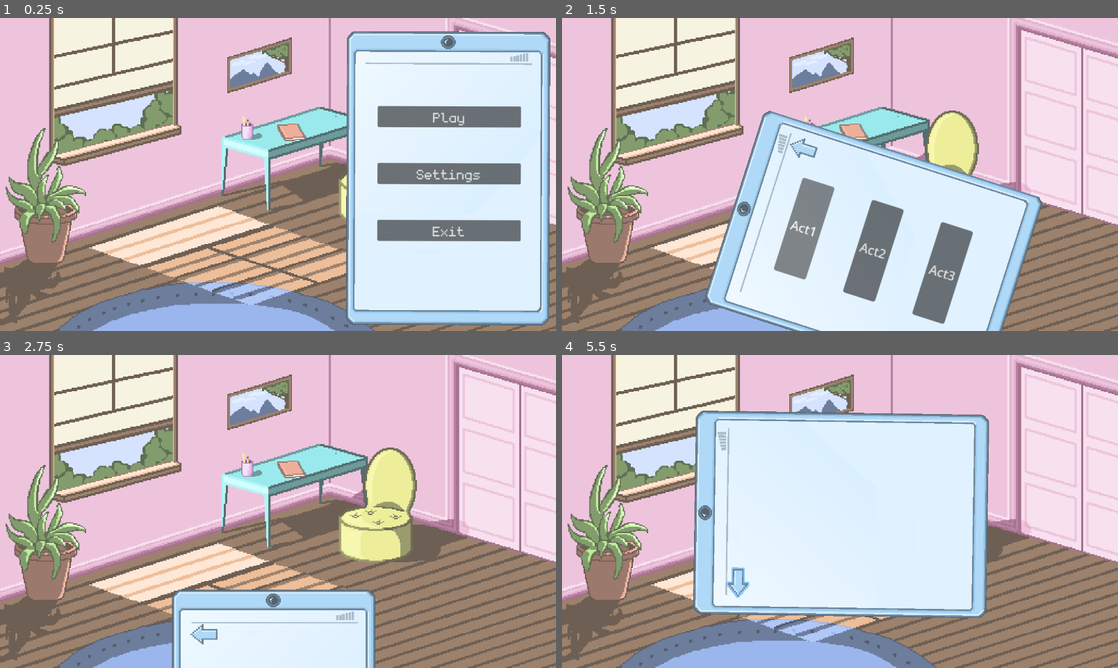
Above: before the commit, frames 1-4 (two rows, left to right).
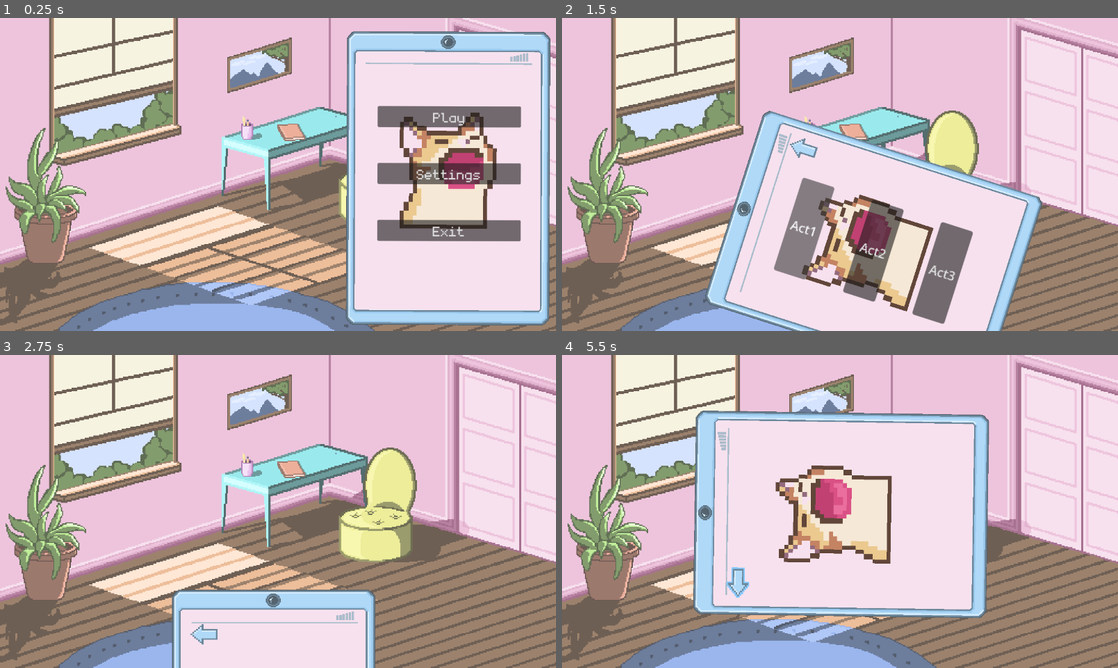
Above: after the commit, the same moments.

Repository: VA-Secheuse/GameDev.tv_GameJam
Game: Godot game, scene res://game/systems/game_manager/GameManager.tscn
The game is run twice, just before and just after one commit, with the same random seed, the same clock (stepped at 60 frames per second) and the same inputs. Sound files missing from this copy of the repository are replaced by a short silence.
Inputs (mouse positions are in pixels of both pictures, inside the frame that each line leads up to):
- Up to frame 1 (0.25 s): no input
- Up to frame 2 (1.5 s): click "Play" at 0.5 s; click "Act1" at 1.25 s
- Up to frame 3 (2.75 s): move the mouse to (272, 633) at 2.02 s; tap A (a_input) at 2.1 s
- Up to frame 4 (5.5 s): tap Enter at 2.75 s; move the mouse to (728, 527) at 2.77 s; tap K (k_input) at 2.85 s; move the mouse to (895, 442) at 3.52 s; tap L (l_input) at 3.6 s; move the mouse to (812, 574) at 4.27 s; click (812, 574) at 4.35 s; click (767, 633) at 5 s

The runs differ from the first frame. In frame 1, 5.6% of the frame differs, in the area x 64-98%, y 10-94%; in frame 2, 5.7%; in frame 3, 0.2%; in frame 4, 6.5%, in the area x 27-64%, y 20-81%.

Commit message:
cell background

Diff:
--- a/groove-phone/game/UI/level_selection/LevelSelection.tscn
+++ b/groove-phone/game/UI/level_selection/LevelSelection.tscn
@@ -4,6 +4,7 @@
 [ext_resource type="Script" uid="uid://bhexbfnsv3u3g" path="res://game/UI/level_selection/level_selection.gd" id="2_joefn"]
 [ext_resource type="Shader" uid="uid://dxjelj6hl35p" path="res://game/UI/start_level/StartLevelPhone.gdshader" id="3_7p5fm"]
 [ext_resource type="Texture2D" uid="uid://cje0gnekugw46" path="res://assets/sprite/Buttons/Fleche_back.png" id="3_70x7a"]
+[ext_resource type="Texture2D" uid="uid://cpim6agh8ocig" path="res://assets/sprite/cellphone_background.png" id="3_c6a2j"]
 [ext_resource type="Script" uid="uid://bcxqhw05w4c0" path="res://game/UI/buttons/phone_buttons.gd" id="4_5i3bd"]
 [ext_resource type="FontFile" uid="uid://dlioe6s6bh5ew" path="res://assets/font/monogram.ttf" id="5_l23jo"]
 [ext_resource type="Texture2D" uid="uid://cv1jdkwsopsy7" path="res://assets/sprite/UI/Barre_cell.png" id="7_tf4nk"]
@@ -30,6 +31,14 @@
 texture = ExtResource("1_vhirw")
 script = ExtResource("2_joefn")
 left_corner = NodePath("LeftCorner")
+
+[node name="CellphoneBackground" type="Sprite2D" parent="." unique_id=1458320973]
+position = Vector2(178.33334, 128.8889)
+rotation = -1.5707964
+scale = Vector2(0.99999994, 0.99999994)
+texture = ExtResource("3_c6a2j")
+region_enabled = true
+region_rect = Rect2(10, 0, 240, 357)
 
 [node name="Sprite2D" type="Sprite2D" parent="." unique_id=703482869]
 texture_filter = 1
--- a/groove-phone/game/UI/main_menu/MainMenu.tscn
+++ b/groove-phone/game/UI/main_menu/MainMenu.tscn
@@ -2,6 +2,7 @@
 
 [ext_resource type="Script" uid="uid://dhvg2lllaxvk8" path="res://game/UI/main_menu/main_menu.gd" id="1_rmjxk"]
 [ext_resource type="FontFile" uid="uid://dlioe6s6bh5ew" path="res://assets/font/monogram.ttf" id="2_8ovyh"]
+[ext_resource type="Texture2D" uid="uid://cpim6agh8ocig" path="res://assets/sprite/cellphone_background.png" id="3_6fyih"]
 [ext_resource type="Texture2D" uid="uid://dyns8jaw0gnq1" path="res://assets/sprite/Cellphone_full_art.png" id="3_ku3nx"]
 [ext_resource type="Texture2D" uid="uid://cv1jdkwsopsy7" path="res://assets/sprite/UI/Barre_cell.png" id="3_q3uw7"]
 [ext_resource type="Script" uid="uid://bcxqhw05w4c0" path="res://game/UI/buttons/phone_buttons.gd" id="4_ku3nx"]
@@ -38,6 +39,10 @@
 offset_bottom = 376.0
 scale = Vector2(1.8, 1.8)
 texture = ExtResource("3_ku3nx")
+
+[node name="CellphoneBackground" type="Sprite2D" parent="Panel/TextureRect" unique_id=243467013]
+position = Vector2(129.99998, 187.22223)
+texture = ExtResource("3_6fyih")
 
 [node name="Sprite2D" type="Sprite2D" parent="Panel/TextureRect" unique_id=40630898]
 texture_filter = 1
--- a/groove-phone/game/UI/start_level/StartLevelPhone.tscn
+++ b/groove-phone/game/UI/start_level/StartLevelPhone.tscn
@@ -4,6 +4,7 @@
 [ext_resource type="Shader" uid="uid://dxjelj6hl35p" path="res://game/UI/start_level/StartLevelPhone.gdshader" id="2_1llvt"]
 [ext_resource type="Texture2D" uid="uid://sacrfxmfgbph" path="res://assets/sprite/Effect/notif_bubble.png" id="2_qrpec"]
 [ext_resource type="Texture2D" uid="uid://bq6idy3q0hr88" path="res://assets/sprite/Cellphone_full_art_sideway_with_space.png" id="3_1llvt"]
+[ext_resource type="Texture2D" uid="uid://cpim6agh8ocig" path="res://assets/sprite/cellphone_background.png" id="5_2iqdn"]
 [ext_resource type="Texture2D" uid="uid://dl284l232e531" path="res://assets/sprite/Effect/notif_dot.png" id="5_mkj65"]
 [ext_resource type="Texture2D" uid="uid://cje0gnekugw46" path="res://assets/sprite/Buttons/Fleche_back.png" id="6_pjsho"]
 [ext_resource type="Script" uid="uid://bcxqhw05w4c0" path="res://game/UI/buttons/phone_buttons.gd" id="7_cpkh7"]
@@ -48,6 +49,12 @@
 material = SubResource("ShaderMaterial_qrpec")
 position = Vector2(0, 184)
 texture = ExtResource("3_1llvt")
+
+[node name="CellphoneBackground" type="Sprite2D" parent="PhoneSprite" unique_id=2022656928]
+position = Vector2(1.1920929e-07, 3.0000038)
+scale = Vector2(0.99999994, 0.99999994)
+texture = ExtResource("5_2iqdn")
+region_rect = Rect2(0, 0, 260, 233)
 
 [node name="Sprite2D" type="Sprite2D" parent="." unique_id=1673473456]
 texture_filter = 1
--- a/groove-phone/game/systems/display/cellphone/CellPhone.tscn
+++ b/groove-phone/game/systems/display/cellphone/CellPhone.tscn
@@ -3,6 +3,7 @@
 [ext_resource type="Script" uid="uid://ckkic2i45tc7p" path="res://game/systems/display/cellphone/cellphone.gd" id="1_33wg6"]
 [ext_resource type="Texture2D" uid="uid://c727vjxdnkr2m" path="res://assets/sprite/Cellphone.png" id="2_iw8gi"]
 [ext_resource type="LabelSettings" uid="uid://cs1svpb58fd0a" path="res://game/Ressources/text_style/normal_texting.tres" id="3_a62kn"]
+[ext_resource type="Texture2D" uid="uid://cpim6agh8ocig" path="res://assets/sprite/cellphone_background.png" id="3_n4bbi"]
 [ext_resource type="PackedScene" uid="uid://jfmierf42v6o" path="res://game/systems/display/cellphone/top_bar/top_bar.tscn" id="4_6e6ux"]
 [ext_resource type="Script" uid="uid://cx5047ytxbvf3" path="res://game/systems/display/cellphone/loose_level_menu.gd" id="5_33lyt"]
 [ext_resource type="Texture2D" uid="uid://ceh2beydbyc6k" path="res://assets/sprite/UI/No_Wifi.png" id="5_h6r8v"]
@@ -18,6 +19,13 @@
 texture_filter = 1
 scale = Vector2(2.5, 2.5)
 texture = ExtResource("2_iw8gi")
+
+[node name="CellphoneBackground" type="Sprite2D" parent="SpriteCellphone" unique_id=899969662]
+position = Vector2(0, -21.6)
+scale = Vector2(0.99999994, 0.99999994)
+texture = ExtResource("3_n4bbi")
+region_enabled = true
+region_rect = Rect2(0, 0, 260, 233)
 
 [node name="A" type="Label" parent="SpriteCellphone" unique_id=2071592252]
 texture_filter = 1
Binary file added: groove-phone/assets/sprite/cellphone_background.png
Not shown, added: groove-phone/assets/sprite/cellphone_background.png.import
